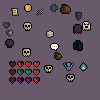
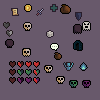
Layers edited between the first and the second 100x100 image:
added layer "CursedIcon.png" above "PoisonedIcon.png" over [82, 80, 91, 88]
added layer "PoisonedIcon.png" above "SkullIcon.png" over [69, 80, 78, 88]
painted on "SkullIcon.png" over [56, 74, 75, 84]
